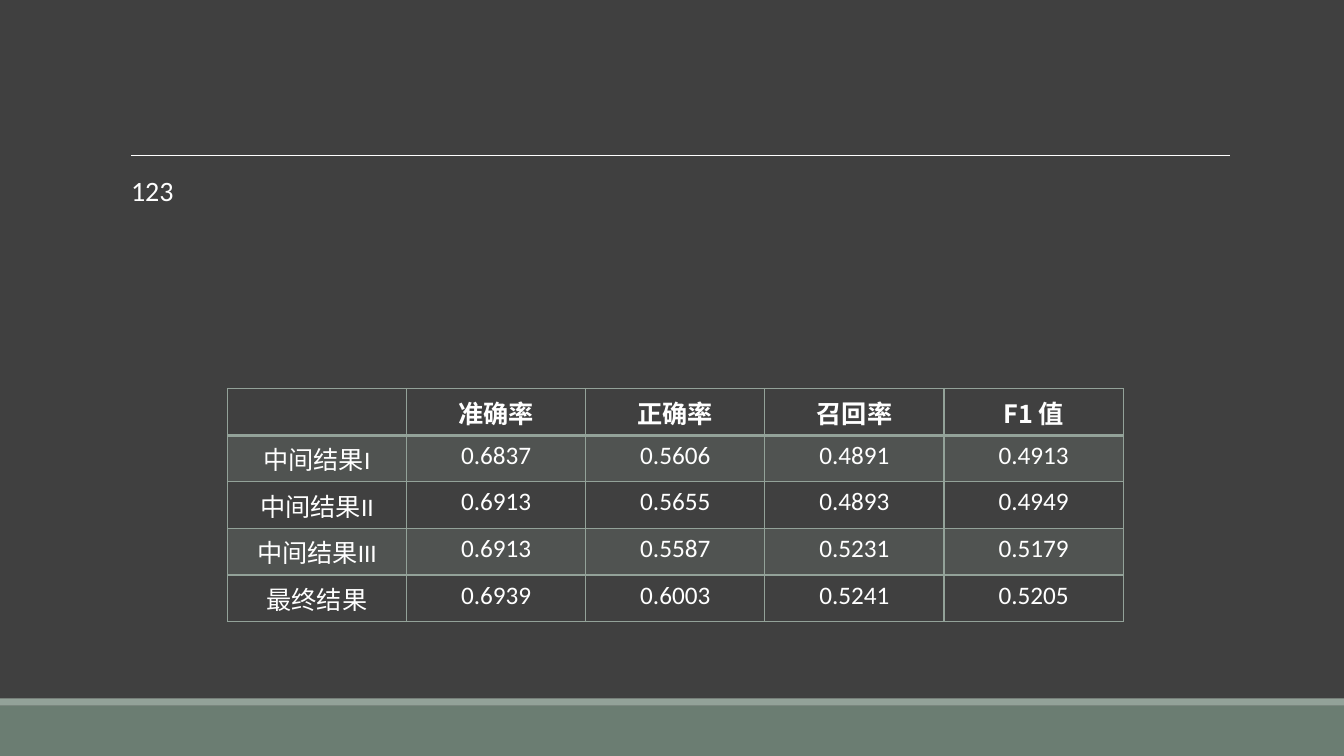
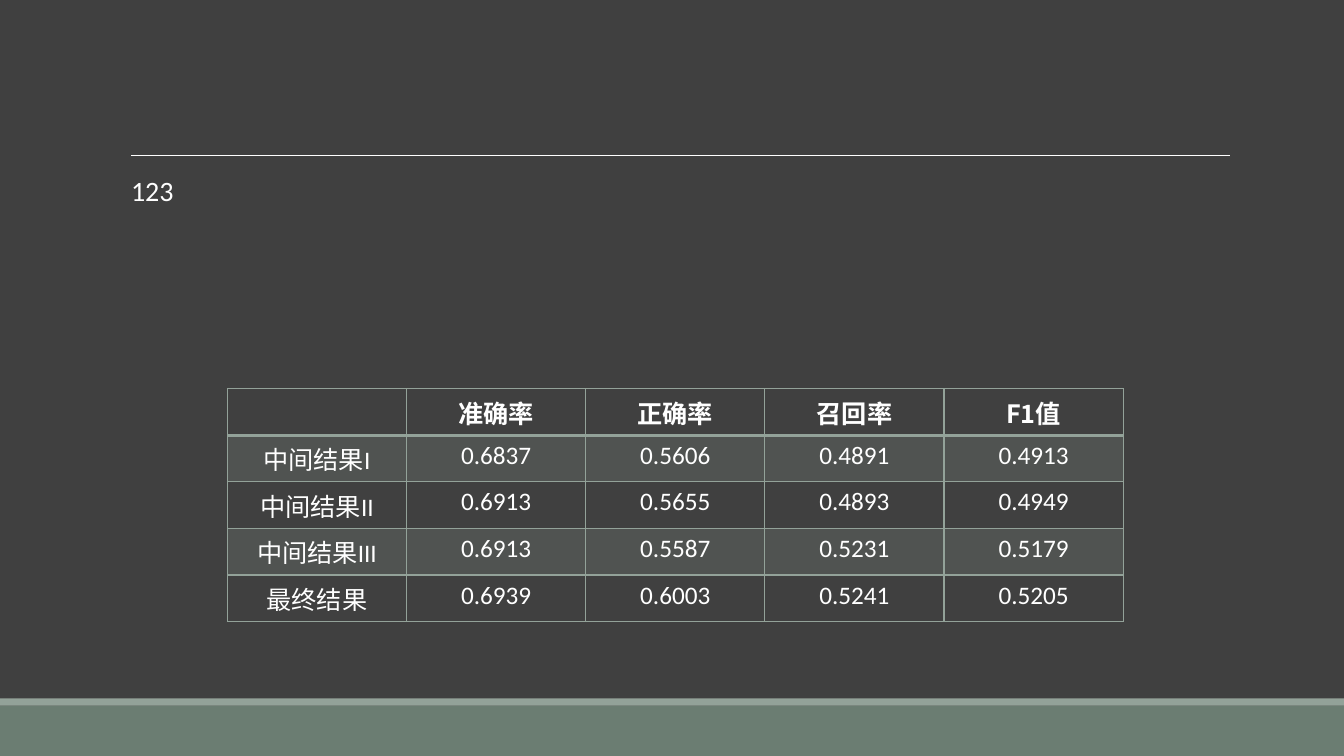
Before and after one commit to liangxh/grad2019, a slide deck: slide 22 of 计研163_梁锡豪_2016211014.pptx (slide 27 before the commit). Drawn at 1344x756 pixels with LibreOffice and Linux fonts; fonts in the diff are those of the drawing. Boxes give left, top, right and bottom in pixels: in the first picture for what was removed or moved away, otherwise in the second. Text is boxed around its words. In the diff, an @@ line names an element or a change of style, - is before the commit and + after.

```diff
--- a/计研163_梁锡豪_2016211014.pptx
+++ b/计研163_梁锡豪_2016211014.pptx
@@ table at (228, 389, 1125, 615) @@
-row 1, column 5: F1 值
+row 1, column 5: F1值
```
Also in this commit, not shown: 15 other slides changed, 3 slides added, 3 slides removed, 7 other files.
